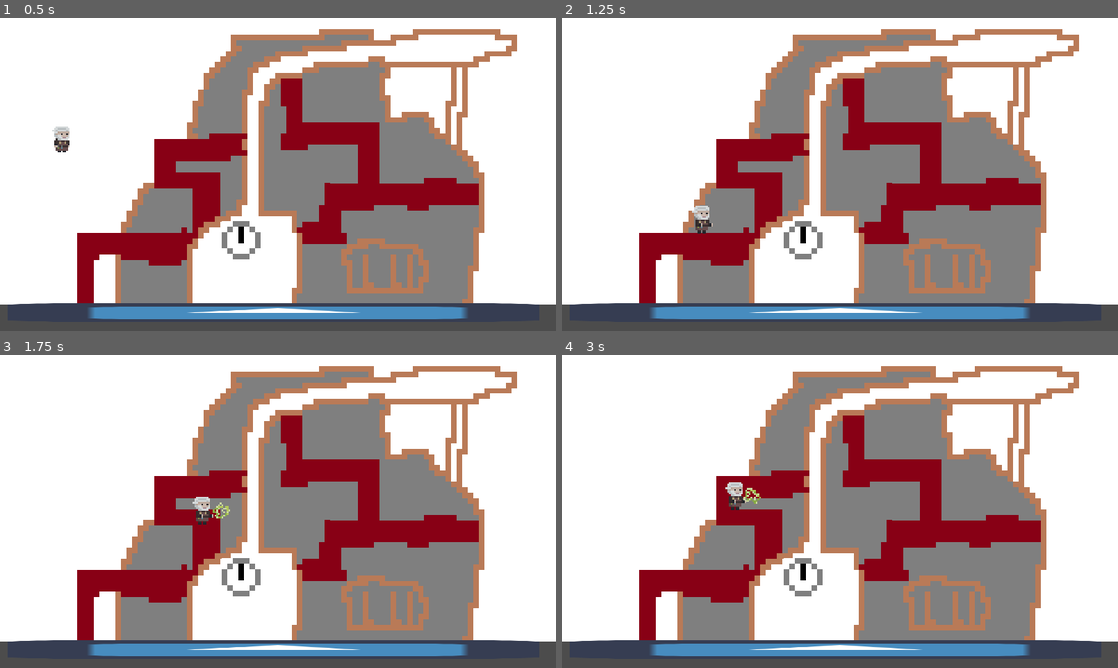
Above: before the commit, frames 1-4 (two rows, left to right).
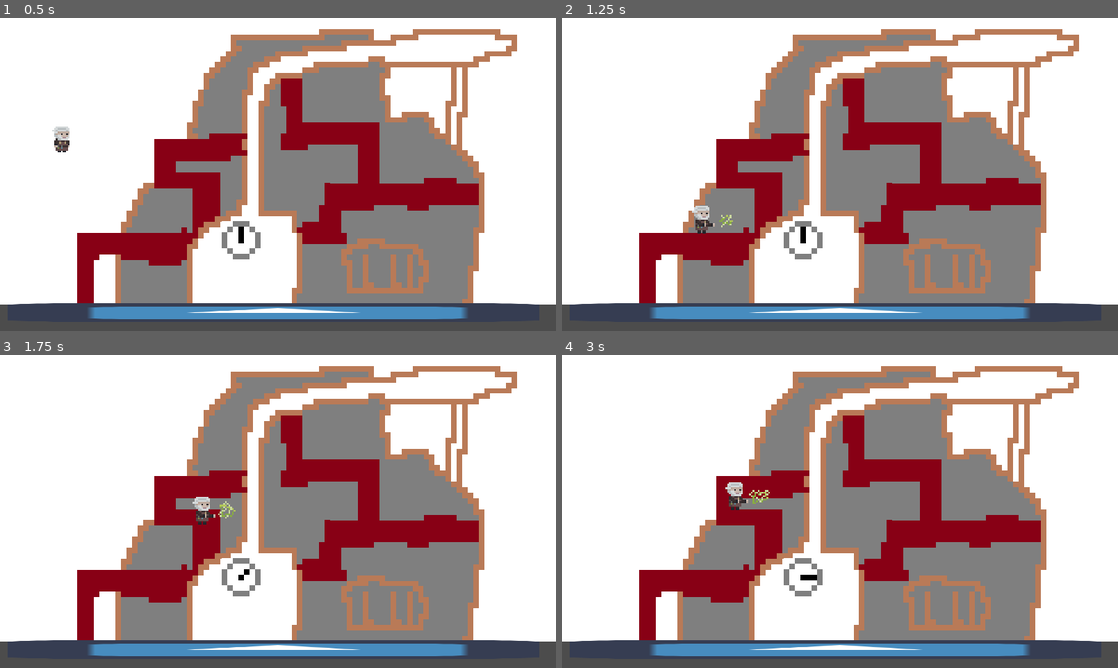
Above: after the commit, the same moments.

Repository: DerGernTod/minijam85
Game: Godot game, scene res://Main.tscn
The game is run twice, just before and just after one commit, with the same random seed, the same clock (stepped at 60 frames per second) and the same inputs. The engine's default icon, where the game draws it, is replaced by a stand-in: a white triangle on a blue panel in a dark square.
Inputs:
- Up to frame 1 (0.5 s): no input
- Up to frame 2 (1.25 s): hold Right (ui_right) from 0.53 s (still down); tap Q (shoot) at 0.6 s; tap Space (ui_select) at 0.77 s
- Up to frame 3 (1.75 s): keep holding Right (ui_right); tap W (interact) at 1.35 s; tap Space (ui_select) at 1.52 s; tap Q (shoot) at 1.55 s
- Up to frame 4 (3 s): release Right (ui_right) at 2.03 s; hold Left (ui_left) 2.03-2.78 s; tap Q (shoot) at 2.1, 2.85 s; hold Right (ui_right) from 2.78 s (still down)

Frame 1 is identical in both runs. In frame 2, less than 0.1% of the frame differs, in the area x 24-31%, y 62-67%; in frame 3, 0.2%; in frame 4, 0.2%, in the area x 30-46%, y 42-72%.
Error after the commit: Invalid set index 'targetBody' (on base: 'null instance') with value of type 'KinematicBody2D (Player.gd)'. (res://level/Level.gd:11)

Commit message:
what did i do?

Diff:
--- /dev/null
+++ b/level/Level.gd
@@ -0,0 +1,16 @@
+extends Node2D
+
+
+# Declare member variables here. Examples:
+# var a: int = 2
+# var b: String = "text"
+onready var bad_guy = $"bad guy"
+onready var player = $Player
+# Called when the node enters the scene tree for the first time.
+func _ready() -> void:
+	bad_guy.targetBody = player
+
+
+# Called every frame. 'delta' is the elapsed time since the previous frame.
+#func _process(delta: float) -> void:
+#	pass
--- a/level/Level.tscn
+++ b/level/Level.tscn
@@ -1,18 +1,21 @@
-[gd_scene load_steps=5 format=2]
+[gd_scene load_steps=6 format=2]
 
 [ext_resource path="res://player/Player.tscn" type="PackedScene" id=1]
 [ext_resource path="res://icon.png" type="Texture" id=2]
 [ext_resource path="res://machine/Machine.tscn" type="PackedScene" id=3]
+[ext_resource path="res://level/Level.gd" type="Script" id=5]
 
 [sub_resource type="RectangleShape2D" id=1]
 extents = Vector2( 919, 31 )
 
 [node name="Level" type="Node2D"]
+script = ExtResource( 5 )
 
 [node name="Machine" parent="." instance=ExtResource( 3 )]
 
 [node name="Player" parent="." instance=ExtResource( 1 )]
 position = Vector2( 211.065, 234.621 )
+collision_layer = 3
 
 [node name="Ground" type="StaticBody2D" parent="."]
 position = Vector2( 945.14, 1016.17 )
--- a/machine/Machine.gd
+++ b/machine/Machine.gd
@@ -7,6 +7,7 @@
 
 func _ready() -> void:
 	gold_clock.connect("timeout", self, "_spawn_gold")
+	gold_clock.set_physics_process(true)
 
 
 func _spawn_gold() -> void:
--- a/player/Player.gd
+++ b/player/Player.gd
@@ -31,7 +31,8 @@
 
 func _trigger_lightning() -> void:
 	lightning_active = true
-	yield(lightning.fire(), "completed")
+	lightning.fire()
+	yield(sprite, "animation_finished")
 	lightning_active = false
 
 
@@ -58,8 +59,8 @@
 	if is_on_floor() and Input.is_action_just_pressed("ui_select"):
 		velocity.y -= jump_power
 	if Input.is_action_just_pressed("shoot") and not lightning_active:
+		sprite.animation = "attack"
 		_trigger_lightning()
-		sprite.animation = "attack"
 	if not lightning_active:
 		if abs(velocity.x) > 50:
 			sprite.animation = "walk"
--- a/player/PlayerSpriteFrames.tres
+++ b/player/PlayerSpriteFrames.tres
@@ -36,6 +36,42 @@
 [sub_resource type="AtlasTexture" id=18]
 atlas = ExtResource( 4 )
 region = Rect2( 128, 0, 32, 32 )
+
+[sub_resource type="AtlasTexture" id=19]
+atlas = ExtResource( 4 )
+region = Rect2( 160, 0, 32, 32 )
+
+[sub_resource type="AtlasTexture" id=20]
+atlas = ExtResource( 4 )
+region = Rect2( 192, 0, 32, 32 )
+
+[sub_resource type="AtlasTexture" id=21]
+atlas = ExtResource( 4 )
+region = Rect2( 224, 0, 32, 32 )
+
+[sub_resource type="AtlasTexture" id=22]
+atlas = ExtResource( 4 )
+region = Rect2( 256, 0, 32, 32 )
+
+[sub_resource type="AtlasTexture" id=23]
+atlas = ExtResource( 4 )
+region = Rect2( 288, 0, 32, 32 )
+
+[sub_resource type="AtlasTexture" id=24]
+atlas = ExtResource( 4 )
+region = Rect2( 320, 0, 32, 32 )
+
+[sub_resource type="AtlasTexture" id=25]
+atlas = ExtResource( 4 )
+region = Rect2( 352, 0, 32, 32 )
+
+[sub_resource type="AtlasTexture" id=26]
+atlas = ExtResource( 4 )
+region = Rect2( 384, 0, 32, 32 )
+
+[sub_resource type="AtlasTexture" id=27]
+atlas = ExtResource( 4 )
+region = Rect2( 416, 0, 32, 32 )
 
 [sub_resource type="AtlasTexture" id=2]
 atlas = ExtResource( 1 )
@@ -85,10 +121,10 @@
 "name": "jump",
 "speed": 5.0
 }, {
-"frames": [ ExtResource( 2 ), SubResource( 14 ), SubResource( 15 ), SubResource( 16 ), SubResource( 17 ), SubResource( 18 ) ],
+"frames": [ SubResource( 14 ), SubResource( 15 ), SubResource( 16 ), SubResource( 17 ), SubResource( 18 ), SubResource( 19 ), SubResource( 20 ), SubResource( 21 ), SubResource( 22 ), SubResource( 23 ), SubResource( 24 ), SubResource( 25 ), SubResource( 26 ), SubResource( 27 ) ],
 "loop": false,
 "name": "attack",
-"speed": 15.0
+"speed": 10.0
 }, {
 "frames": [ SubResource( 2 ), SubResource( 3 ), SubResource( 4 ), SubResource( 5 ), SubResource( 6 ), SubResource( 7 ), SubResource( 8 ), SubResource( 9 ) ],
 "loop": true,
--- a/player/lightning/Lightning.gd
+++ b/player/lightning/Lightning.gd
@@ -25,7 +25,7 @@
 
 func fire() -> void:
 	set_physics_process(true)
-	yield(get_tree().create_timer(0.4), "timeout")
+	yield(get_tree().create_timer(0.5), "timeout")
 	sprite.visible = true
 	sprite.frame = 0
 
--- a/player/lightning/Lightning.tscn
+++ b/player/lightning/Lightning.tscn
@@ -10,12 +10,12 @@
 script = ExtResource( 2 )
 
 [node name="Sprite" type="AnimatedSprite" parent="."]
-position = Vector2( 53.3141, -18.2757 )
+position = Vector2( 77.9466, -17.2163 )
 scale = Vector2( 6, 6 )
 frames = ExtResource( 1 )
 frame = 16
 playing = true
 
 [node name="CollisionShape2D" type="CollisionShape2D" parent="."]
-position = Vector2( 62.8492, -7.68111 )
+position = Vector2( 87.4818, -6.62165 )
 shape = SubResource( 1 )
Not shown: 1 places in player/PlayerSpriteFrames.tres that only renumber resources
